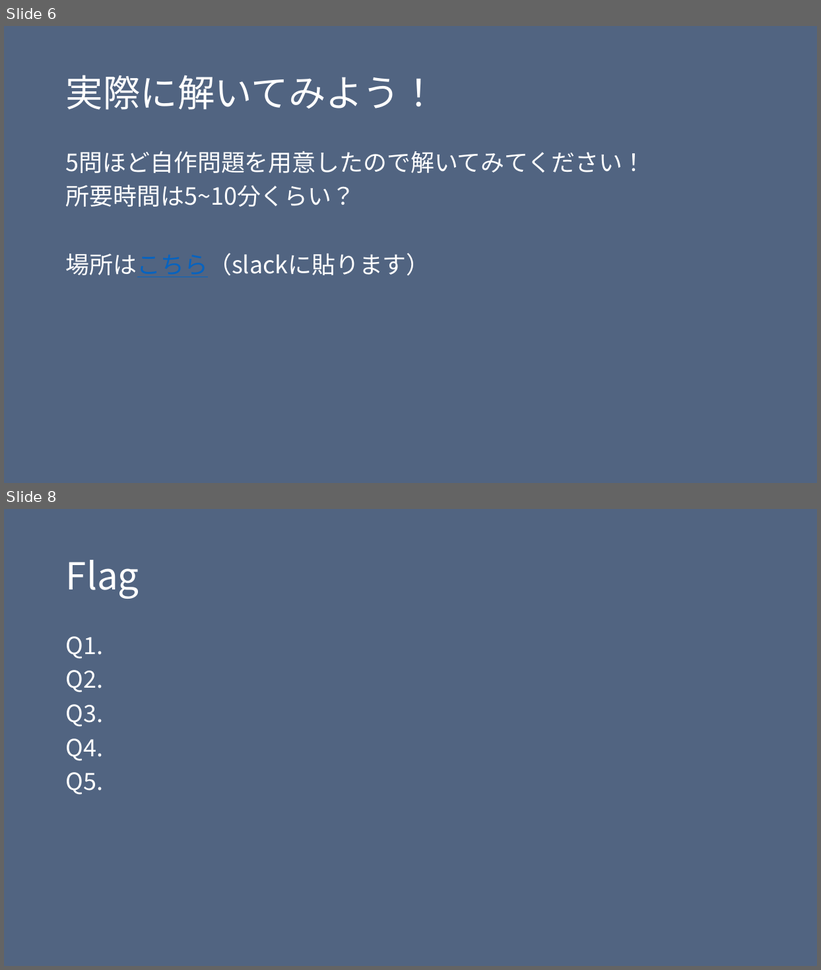
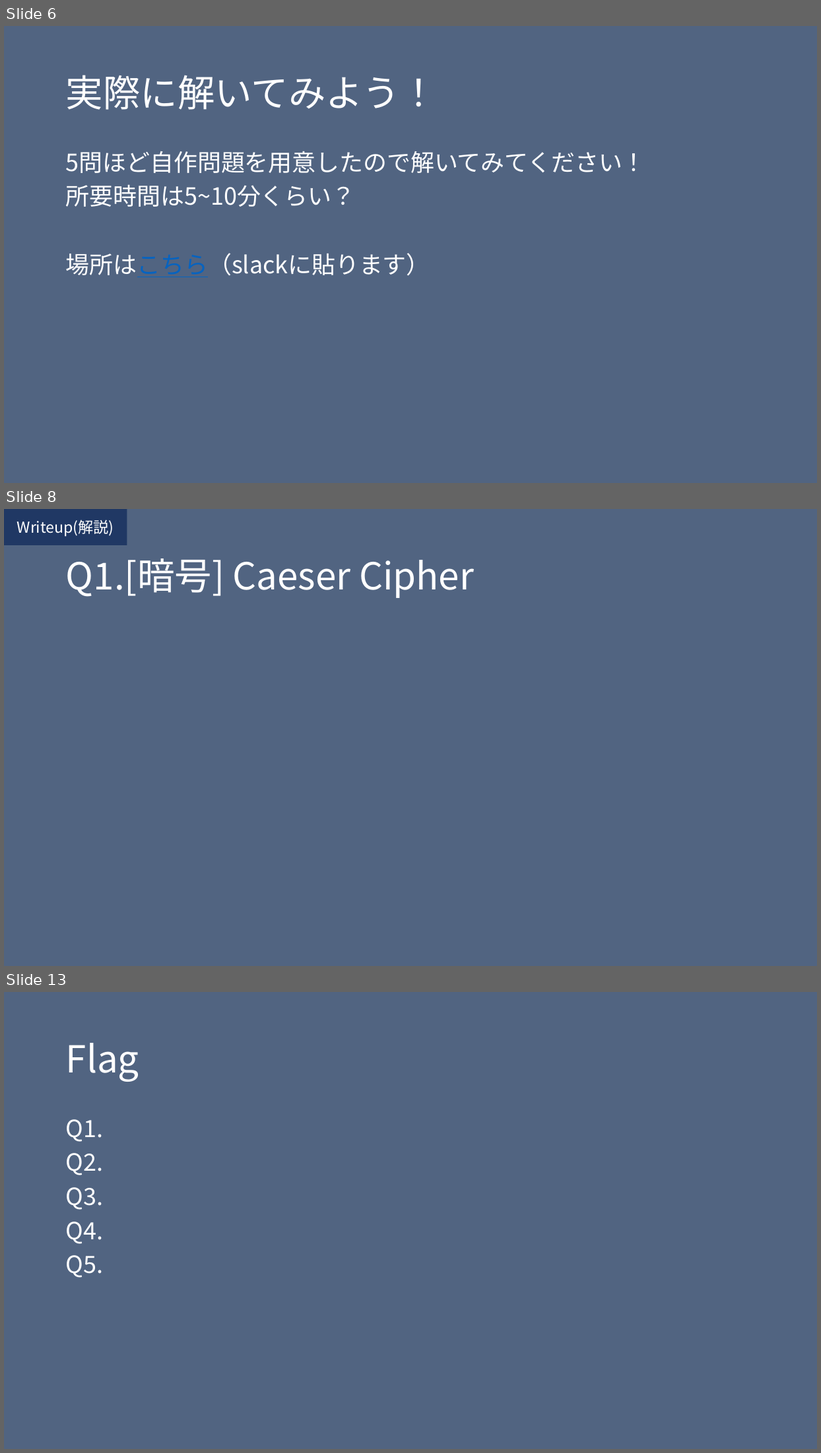
Before and after one commit to H0ndh11/CTF, a slide deck: ゼミ発表資料/ctf発表スライド.pptx. Shown one above the other, each under a label of ours: slides 6 and 8 before the commit, slides 6, 8 and 13 after it; the slides between them are not shown. The pictures are 821x970 and 821x1453 pixels, drawn with LibreOffice and Linux fonts; fonts in the diff are those of the drawing. Boxes give left, top, right and bottom in pixels: in the first picture for what was removed or moved away, otherwise in the second. Text is boxed around its words. In the diff, an @@ line names an element or a change of style, - is before the commit and + after.

```diff
--- a/ゼミ発表資料/ctf発表スライド.pptx
+++ b/ゼミ発表資料/ctf発表スライド.pptx
@@ slide 8 added at (4,509,817,966), background #526582 @@
@@ rectangle added at (4,509,127,545), fill #203864, 18 pt, text #FFFFFF @@
+Writeup(解説)
@@ title added at (66,559,474,598), 44 pt, text #FFFFFF @@
+Q1.[暗号] Caeser Cipher
@@ what was slide 8 is now slide 13 @@
```
Also in this commit, not shown: 1 slide changed, 5 other slides added, 1 slide removed.
